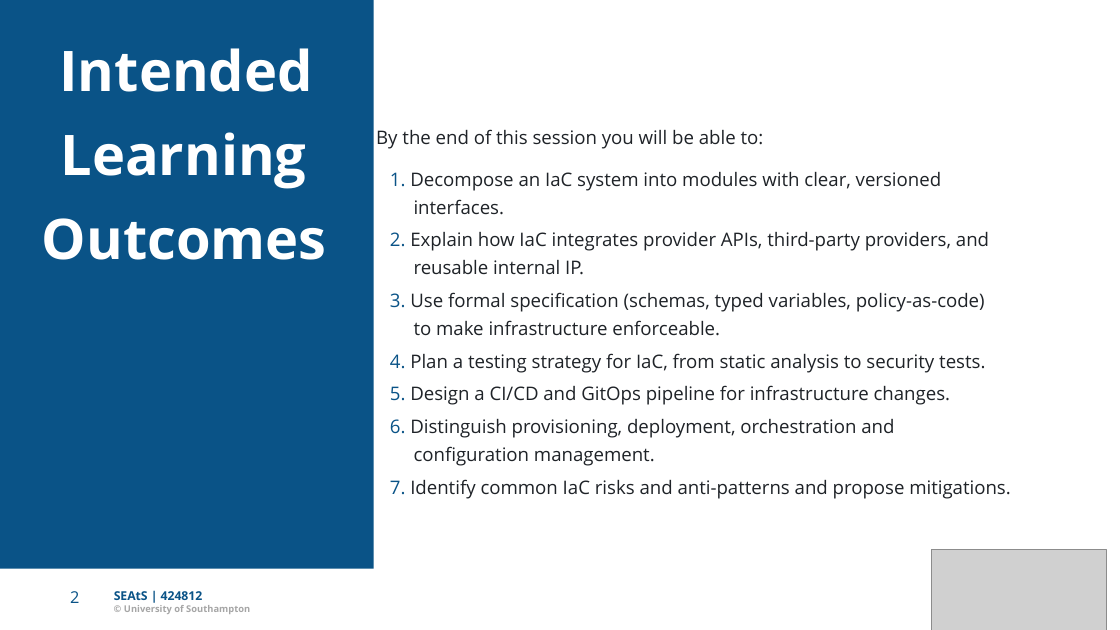
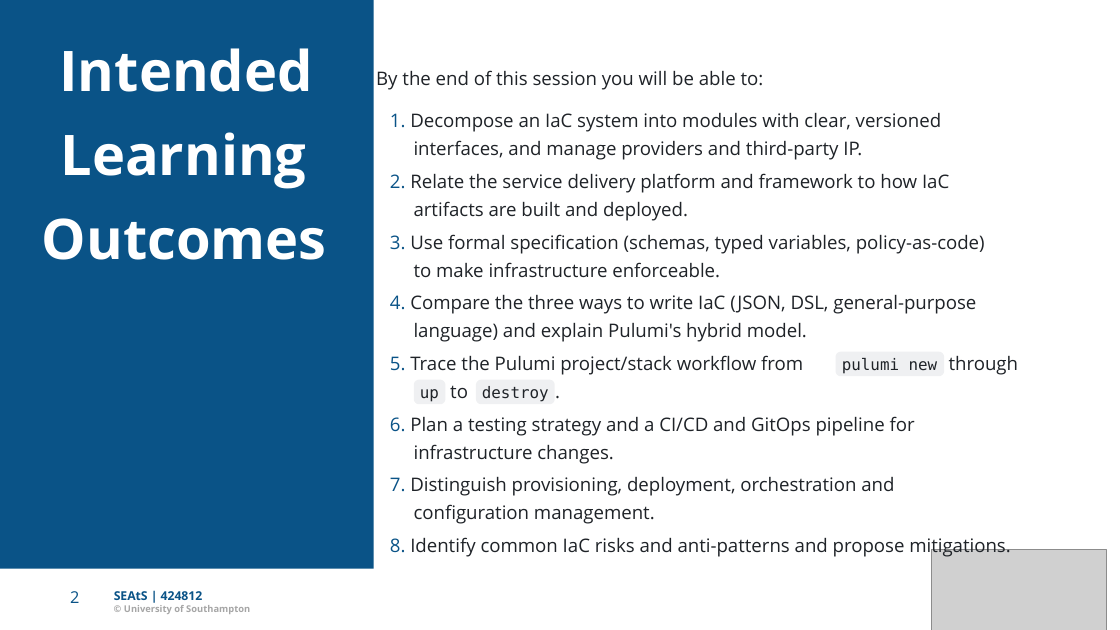
Before and after one commit to Dr-AlHashimy/Module_AICE2005_2627, a slide deck: slide 2 of html/COMP-_L7.1-part2.pptx. Drawn at 1120x630 pixels with LibreOffice and Linux fonts; fonts in the diff are those of the drawing; grey boxes stand for pictures. Boxes give left, top, right and bottom in pixels: in the first picture for what was removed or moved away, otherwise in the second. Text is boxed around its words. In the diff, an @@ line names an element or a change of style, - is before the commit and + after.

```diff
--- a/html/COMP-_L7.1-part2.pptx
+++ b/html/COMP-_L7.1-part2.pptx
@@ text added at (414,140,862,160), 16 pt, text #1F2328 @@
+interfaces, and manage providers and third-party IP.
@@ text added at (390,173,949,193), 16 pt, text #1F2328 @@
+2. Relate the service delivery platform and framework to how IaC
@@ text removed at (414,199,504,215) @@
-interfaces.
@@ text added at (414,201,688,221), 16 pt, text #1F2328 @@
+artifacts are built and deployed.
@@ 4 texts: place and size @@
-4 texts at (376,129,985,336)
+4 texts at (376,70,985,278)
@@ text removed at (390,232,989,251) @@
-2. Explain how IaC integrates provider APIs, third-party providers, and
@@ text removed at (414,260,584,275) @@
-reusable internal IP.
@@ text added at (390,295,976,314), 16 pt, text #1F2328 @@
+4. Compare the three ways to write IaC (JSON, DSL, general-purpose
@@ text added at (414,323,807,342), 16 pt, text #1F2328 @@
+language) and explain Pulumi's hybrid model.
@@ text removed at (390,353,985,373) @@
-4. Plan a testing strategy for IaC, from static analysis to security tests.
@@ text added at (390,355,803,375), 16 pt, text #1F2328 @@
+5. Trace the Pulumi project/stack workﬂow from
@@ freeform shape added at (836,352,944,376), fill #818B98 at 12% opacity @@
@@ text added at (842,358,938,374), 13.6 pt, text #1F2328 @@
+pulumi new
@@ text added at (949,356,1018,375), 16 pt, text #1F2328 @@
+through
@@ freeform shape added at (414,380,446,404), fill #818B98 at 12% opacity @@
@@ text added at (420,389,439,402), 13.6 pt, text #1F2328 @@
+up
@@ text added at (450,385,468,398), 16 pt, text #1F2328 @@
+to
@@ freeform shape added at (476,380,555,404), fill #818B98 at 12% opacity @@
@@ text added at (482,386,549,402), 13.6 pt, text #1F2328 @@
+destroy
@@ text added at (555,380,574,402), 16 pt, text #1F2328 @@
+.
@@ text at (390,416,915,436): text changed @@
-5. Design a CI/CD and GitOps pipeline for infrastructure changes.
+6. Plan a testing strategy and a CI/CD and GitOps pipeline for
@@ text added at (414,444,613,464), 16 pt, text #1F2328 @@
+infrastructure changes.
@@ text at (390,477,894,496): text changed @@
-6. Distinguish provisioning, deployment, orchestration and
+7. Distinguish provisioning, deployment, orchestration and
@@ text "conﬁguration management.": place and size @@
-text "conﬁguration management." at (414,446,655,466)
+text "conﬁguration management." at (414,504,655,524)
@@ text at (390,537,1011,558): text changed @@
-7. Identify common IaC risks and anti-patterns and propose mitigations.
+8. Identify common IaC risks and anti-patterns and propose mitigations.
```
Also in this commit, not shown: 8 other slides changed, 4 slides added, 5 other files.
